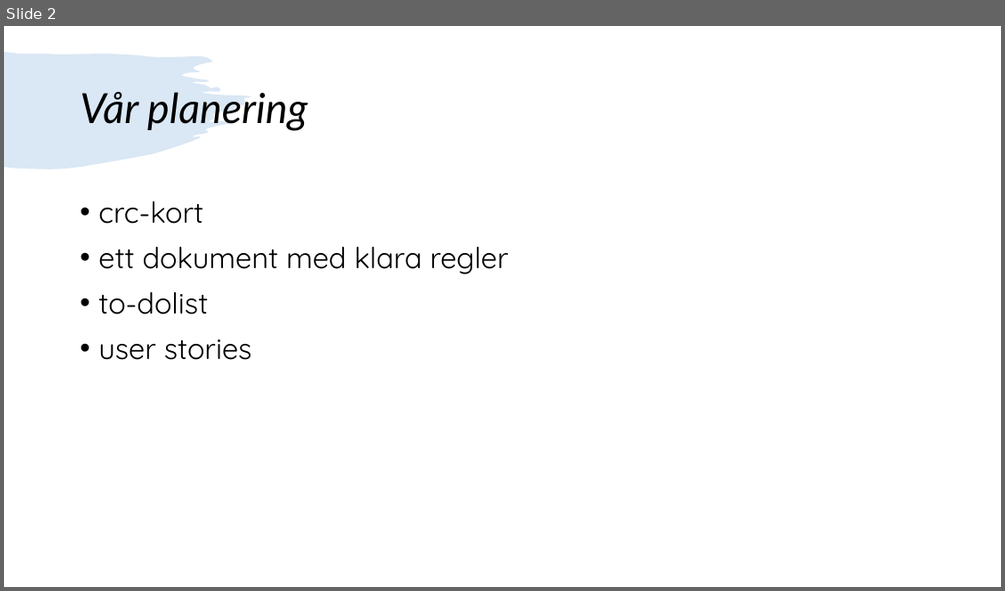
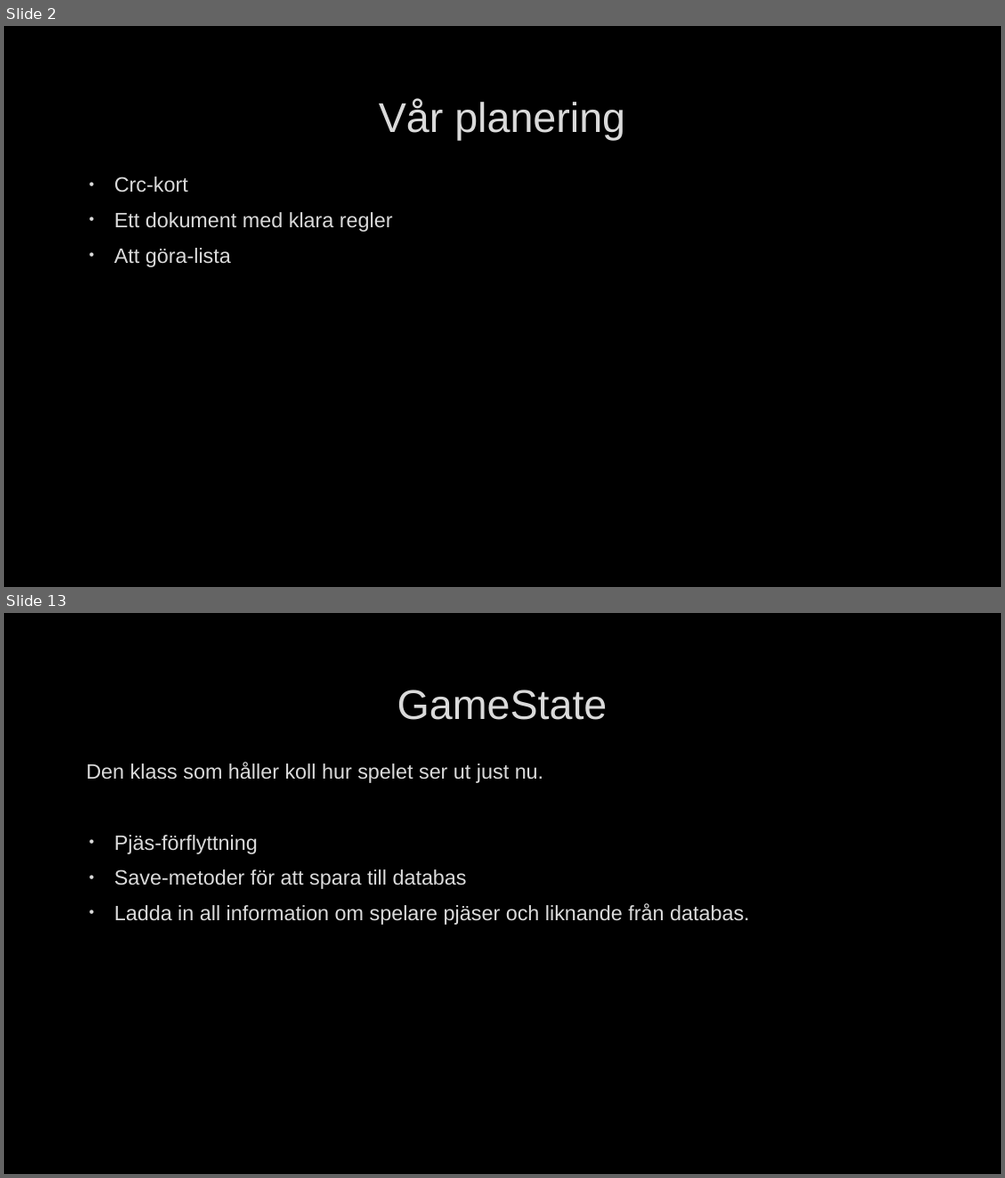
Before and after one commit to PGBSNH19/the-ludo-game-grupp-3, a slide deck: Documentation/Grupp 3 ludo presentation.pptx. Shown one above the other, each under a label of ours: slide 2 before the commit, slides 2 and 13 after it; the slides between them are not shown. The pictures are 1005x591 and 1005x1178 pixels, drawn with LibreOffice and Linux fonts; fonts in the diff are those of the drawing; background and template pictures are left out. Boxes give left, top, right and bottom in pixels: in the first picture for what was removed or moved away, otherwise in the second. Text is boxed around its words. In the diff, an @@ line names an element or a change of style, - is before the commit and + after.

```diff
--- a/Documentation/Grupp 3 ludo presentation.pptx
+++ b/Documentation/Grupp 3 ludo presentation.pptx
@@ slide 13 added at box(4, 613, 1001, 1174), background picture (left out) @@
@@ title added at box(397, 690, 607, 720), 40 pt, text #DADADA @@
+GameState
@@ text added at box(86, 763, 750, 925), 20 pt, text #DADADA @@
+Den klass som håller koll hur spelet ser ut just nu.
+• Pjäs-förflyttning
+• Save-metoder för att spara till databas
+• Ladda in all information om spelare pjäser och liknande från databas.
@@ slide 2 changed as well @@
@@ background #FFFFFF to picture (left out) @@
@@ freeform shape removed at box(4, 52, 251, 168) @@
@@ title "Vår planering": place and size @@
-title "Vår planering" at box(80, 92, 307, 131)
+title "Vår planering" at box(379, 99, 625, 140)
@@ title "Vår planering" at box(379, 99, 625, 140): font Lato to Arial, text colour #000000 to #DADADA, letter outline none to #404040 0.75 pt, italic off; alignment left to centre; line spacing 0.9 to 1 @@
@@ text at box(114, 176, 393, 267): text changed; size 28 to 20 pt; font Quicksand to Arial; text colour #000000 to #DADADA @@
-• crc-kort
-• ett dokument med klara regler
-• to-dolist
-• user stories
+• Crc-kort
+• Ett dokument med klara regler
+• Att göra-lista
```
Also in this commit, not shown: 1 other slide changed, 18 other slides added, 4 slides removed, 5 other files.
